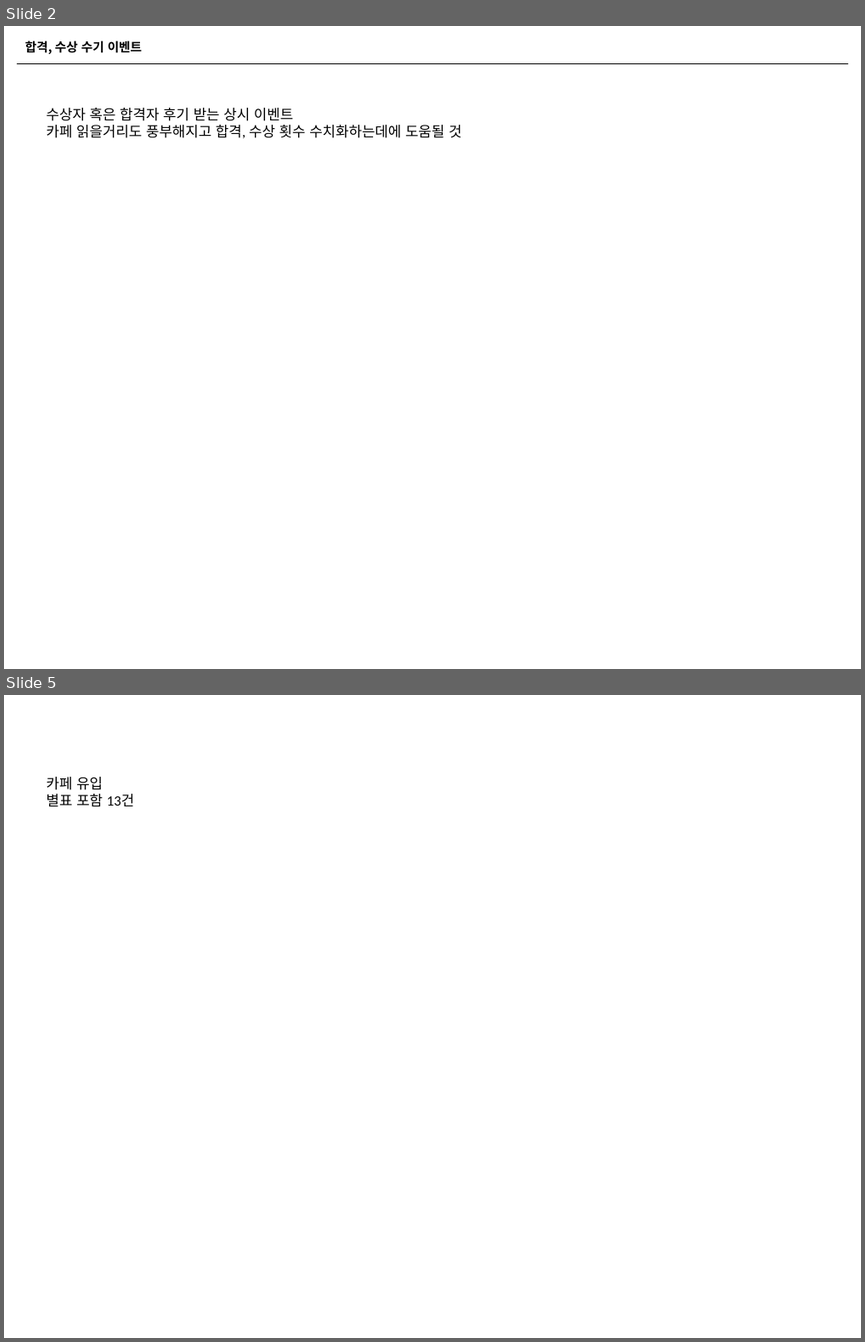
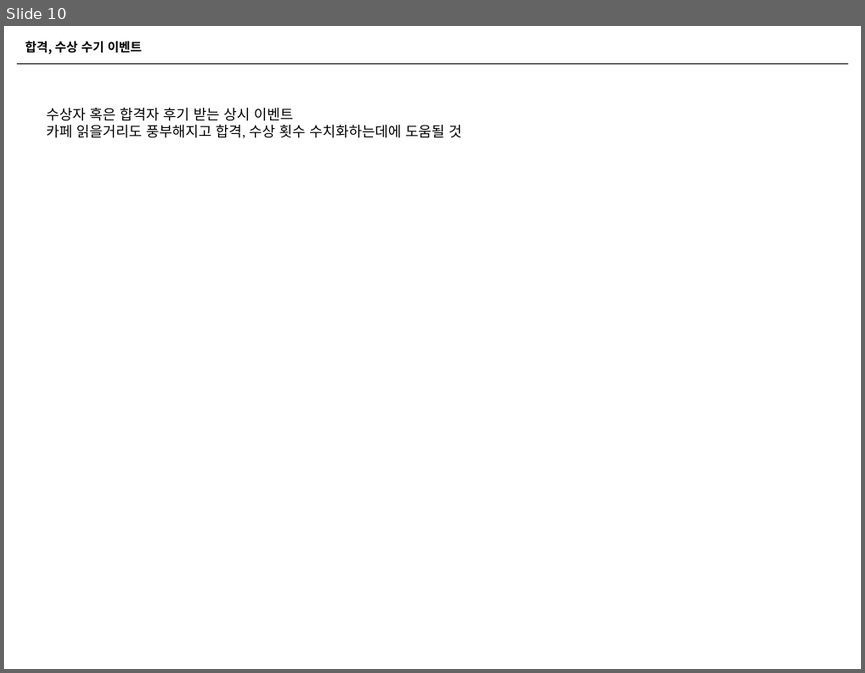
Before and after one commit to naxvinci/marketing, a slide deck: 업무보고0115.pptx. Shown one above the other, each under a label of ours: slides 2 and 5 before the commit, slide 10 after it; the slides between them are not shown. The pictures are 865x1342 and 865x673 pixels, drawn with LibreOffice and Linux fonts; fonts in the diff are those of the drawing. Boxes give left, top, right and bottom in pixels: in the first picture for what was removed or moved away, otherwise in the second. Text is boxed around its words. In the diff, an @@ line names an element or a change of style, - is before the commit and + after.

```diff
--- a/업무보고0115.pptx
+++ b/업무보고0115.pptx
@@ slide 5 removed at box(4, 695, 861, 1338), background #FFFFFF @@
@@ text removed at box(46, 777, 134, 806) @@
-카페 유입
-별표 포함 13건
@@ what was slide 2 is now slide 10 @@
```
Also in this commit, not shown: 2 slides changed, 8 slides added, 1 other slide removed.
